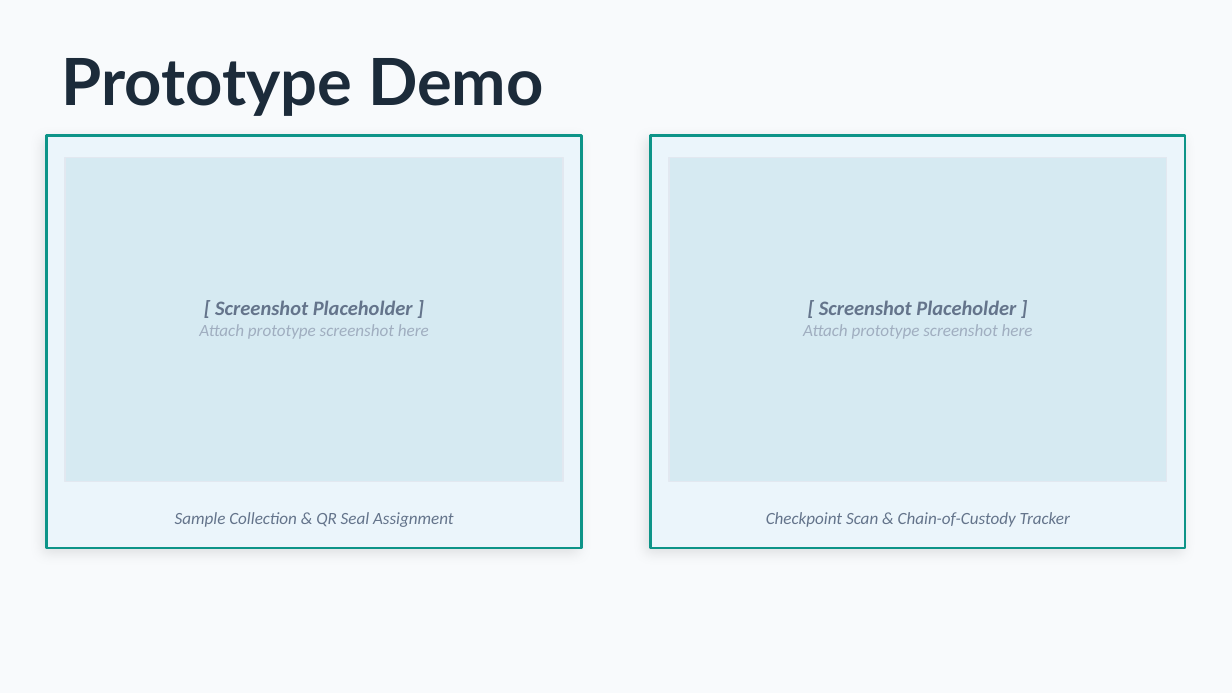
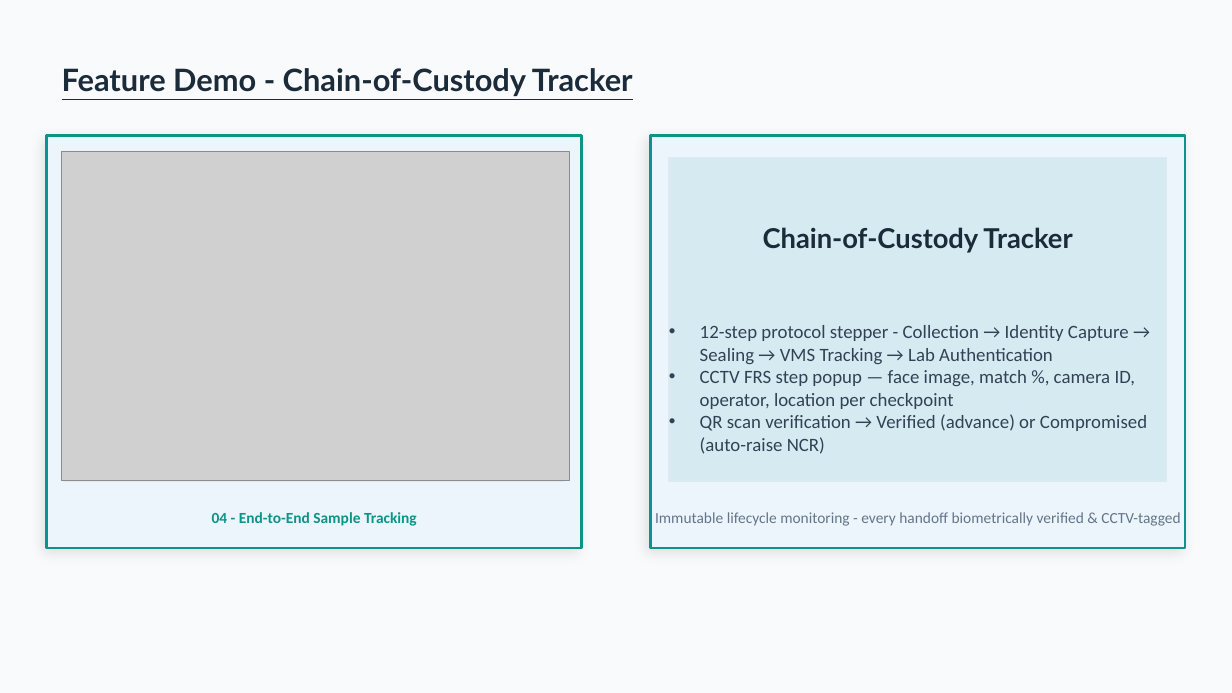
Before and after one commit to sudhansusekhar98/csaas, a slide deck: slide 7 of CSAAS_Presentation.pptx (slide 4 before the commit). Drawn at 1232x693 pixels with LibreOffice and Linux fonts; fonts in the diff are those of the drawing; grey boxes stand for pictures. Boxes give left, top, right and bottom in pixels: in the first picture for what was removed or moved away, otherwise in the second. Text is boxed around its words. In the diff, an @@ line names an element or a change of style, - is before the commit and + after.

Commit message:
image updated

```diff
--- a/CSAAS_Presentation.pptx
+++ b/CSAAS_Presentation.pptx
@@ text at <box>62,68,633,96</box>: text changed; size 38 to 18 pt @@
-Prototype Demo
+Feature Demo - Chain-of-Custody Tracker
@@ picture added at <box>62,152,569,480</box> @@
@@ text at <box>763,227,1072,253</box>: text changed; size 12 to 16 pt; font Calibri to Lato; text colour #64748B to #1C2B3A; italic off @@
-[ Screenshot Placeholder ]
+Chain-of-Custody Tracker
@@ text removed at <box>199,324,429,339</box> @@
-Attach prototype screenshot here
@@ text removed at <box>215,300,413,315</box> @@
-[ Screenshot Placeholder ]
@@ text at <box>700,325,1147,454</box>: text changed; size 10 to 11 pt; text colour #A0AEC0 to #334155; italic off @@
-Attach prototype screenshot here
+• 12-step protocol stepper - Collection → Identity Capture → Sealing → VMS Tracking → Lab Authentication
+• CCTV FRS step popup — face image, match %, camera ID, operator, location per checkpoint
+• QR scan verification → Verified (advance) or Compromised (auto-raise NCR)
@@ text at <box>212,512,417,526</box>: text changed; size 10 to 9 pt; text colour #64748B to #0D9488; bold on; italic off @@
-Sample Collection & QR Seal Assignment
+04 - End-to-End Sample Tracking
@@ text at <box>655,512,1180,526</box>: text changed; size 10 to 9 pt; italic off @@
-Checkpoint Scan & Chain-of-Custody Tracker
+Immutable lifecycle monitoring - every handoff biometrically verified & CCTV-tagged
```
Also in this commit, not shown: 6 other slides changed, 7 slides added, 1 slide removed, 4 other files.
